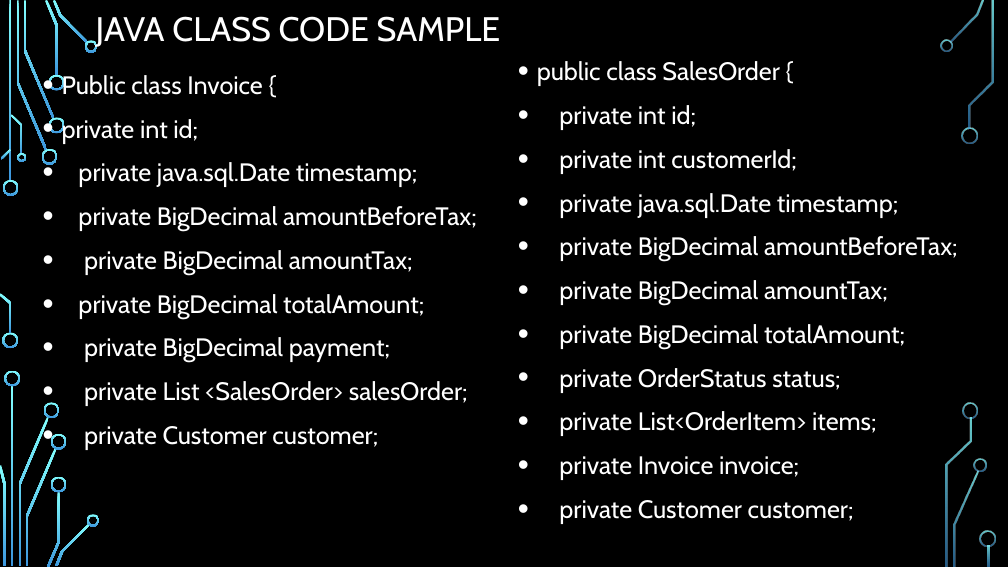
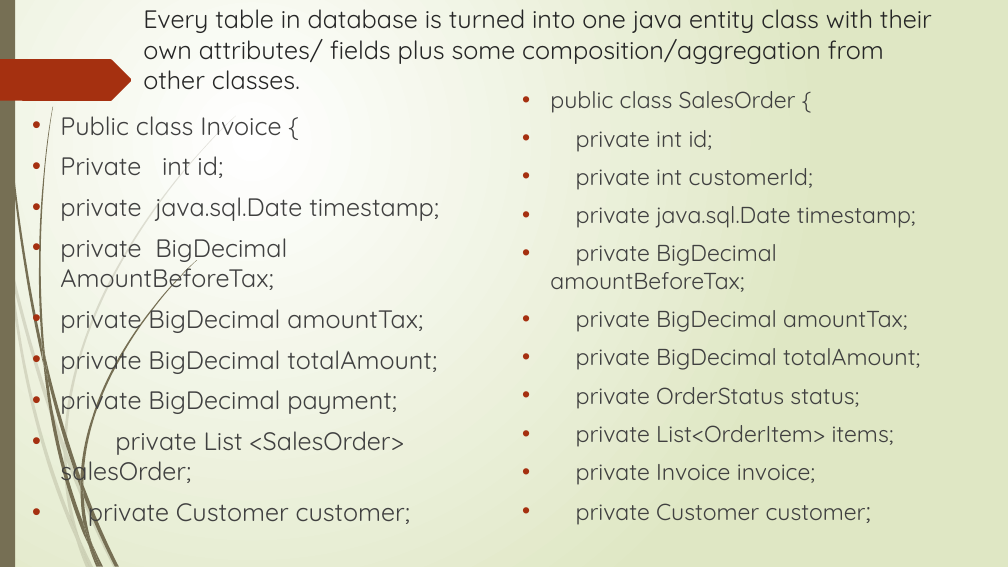
Before and after one commit to zdf22018/project_sales_order_invoicing, a slide deck: slide 9 of Sales Order and invoicing – desktop program.pptx (slide 10 before the commit). Drawn at 1008x567 pixels with LibreOffice and Linux fonts; fonts in the diff are those of the drawing; background and template pictures are left out. Boxes give left, top, right and bottom in pixels: in the first picture for what was removed or moved away, otherwise in the second. Text is boxed around its words. In the diff, an @@ line names an element or a change of style, - is before the commit and + after.

```diff
--- a/Sales Order and invoicing – desktop program.pptx
+++ b/Sales Order and invoicing – desktop program.pptx
@@ background picture (left out) to gradient #FFFFFF to #DFE8C4 @@
@@ rectangle added at [0,0,15,567], fill #766F54 @@
@@ title "Every table in database is ..." at [143,9,932,90]: vertical alignment middle to top @@
@@ title at [143,9,932,90]: text changed; size 32.4 to 24 pt; font Cabin to Quicksand; text colour #FFFFFF to #262626 @@
-JAVA CLASS CODE SAMPLE
+Every table in database is turned into one java entity class with their own attributes/ fields plus some composition/aggregation from other classes.
@@ freeform shape added at [0,59,132,101], fill #A53010 @@
@@ text "public class SalesOrder {": place and size @@
-text "public class SalesOrder {" at [537,61,958,524]
+text "public class SalesOrder {" at [550,91,920,525]
@@ text "public class SalesOrder {" at [550,91,920,525]: size 24 to 22 pt, font Cabin to Quicksand, text colour #FFFFFF to #404040; indent changed; line spacing 1.1 to 1 @@
@@ text "Public class Invoice {": place and size @@
-text "Public class Invoice {" at [62,75,477,450]
+text "Public class Invoice {" at [60,116,439,528]
@@ text at [60,116,439,528]: font Cabin to Quicksand, text colour #FFFFFF to #404040 in "Public class Invoice {", "private java.sql.Date timestamp;", "private BigDecimal amountTax;", "private BigDecimal totalAmount;" and 3 more places; indent changed; line spacing 1.1 to 1 @@
@@ text at [60,156,223,178]: text changed; font Cabin to Quicksand; text colour #FFFFFF to #404040 @@
-• private int id;
+• Private int id;
@@ text at [60,238,287,294]: text changed; font Cabin to Quicksand; text colour #FFFFFF to #404040 @@
-• private BigDecimal amountBeforeTax;
+• private BigDecimal AmountBeforeTax;
@@ fill gradient #82FFFF to #3D97DE to #766F54 in 5 elements at [83,523,101,566], [80,477,83,496], [92,544,104,567], [43,361,88,546], [42,340,48,382] @@
@@ freeform shape: place and size @@
-freeform shape at [0,293,11,333]
+freeform shape at [42,340,48,382]
@@ freeform shape: place and size @@
-freeform shape at [18,417,48,566]
+freeform shape at [43,361,88,546]
@@ fill gradient #82FFFF to #3D97DE to #766F54 at 20% opacity in 3 elements at [67,451,117,567], [64,453,79,538], [64,443,67,461] @@
@@ freeform shape: place and size @@
-freeform shape at [51,434,67,450]
+freeform shape at [64,443,67,461]
@@ freeform shape: place and size @@
-freeform shape at [47,492,60,567]
+freeform shape at [64,453,79,538]
@@ freeform shape: place and size @@
-freeform shape at [26,448,57,566]
+freeform shape at [67,451,117,567]
@@ freeform shape: place and size @@
-freeform shape at [51,476,67,492]
+freeform shape at [80,477,83,496]
@@ group added at [2,0,197,567]: 7 freeform shapes @@
@@ group added at [0,116,236,567]: 7 freeform shapes @@
@@ freeform shape: place and size @@
-freeform shape at [55,523,90,566]
+freeform shape at [83,523,101,566]
@@ freeform shape: place and size @@
-freeform shape at [87,514,100,526]
+freeform shape at [92,544,104,567]
@@ group removed at [0,0,996,566]: 25 freeform shapes, 3 rectangles @@
```
Also in this commit, not shown: 14 other slides changed, 1 slide added, 2 slides removed, 6 other files.
